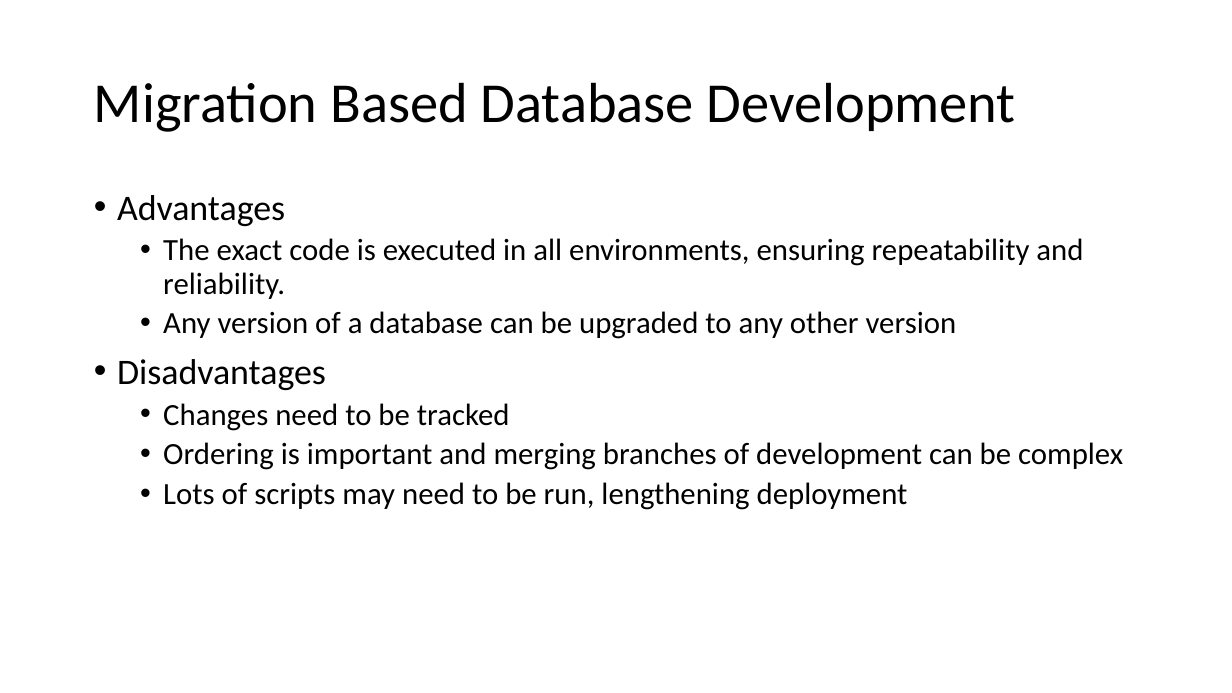
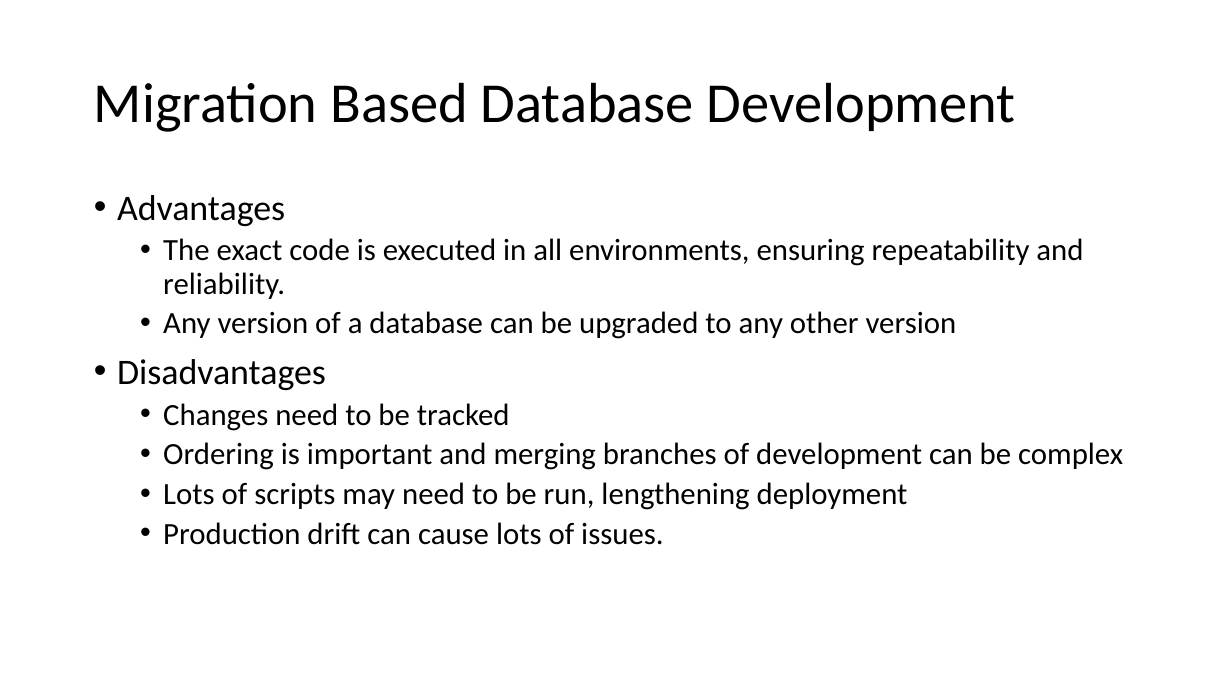
Before and after one commit to way0utwest/DatabaseDevOpsMS, a slide deck: slide 26 of Section 1- Intro to DevOps/1.1IntroDatabaseDevOps.pptx. Drawn at 1232x693 pixels with LibreOffice and Linux fonts; fonts in the diff are those of the drawing. Boxes give left, top, right and bottom in pixels: in the first picture for what was removed or moved away, otherwise in the second. Text is boxed around its words. In the diff, an @@ line names an element or a change of style, - is before the commit and + after.

```diff
--- a/Section 1- Intro to DevOps/1.1IntroDatabaseDevOps.pptx
+++ b/Section 1- Intro to DevOps/1.1IntroDatabaseDevOps.pptx
@@ text at (163,522,663,545): paragraph added @@
+  • Production drift can cause lots of issues.
```
Also in this commit, not shown: 3 other slides changed, 1 other file.
